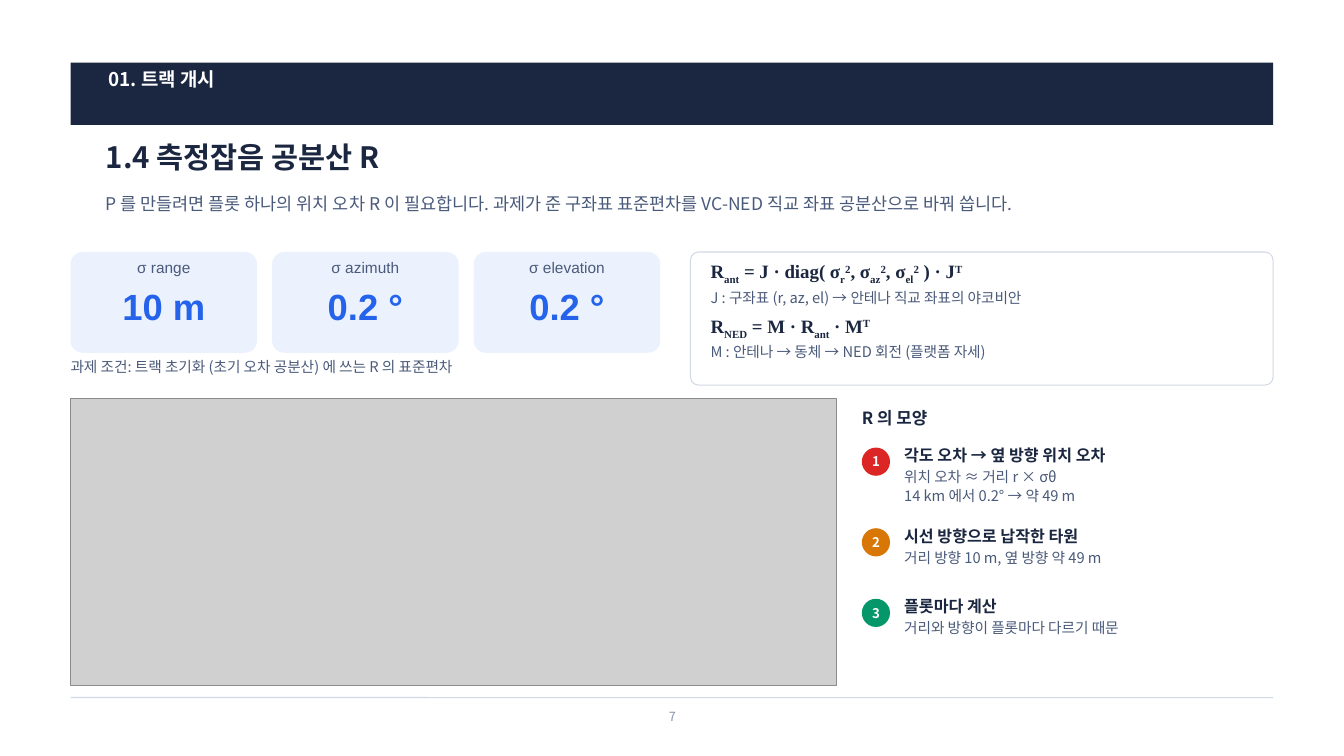
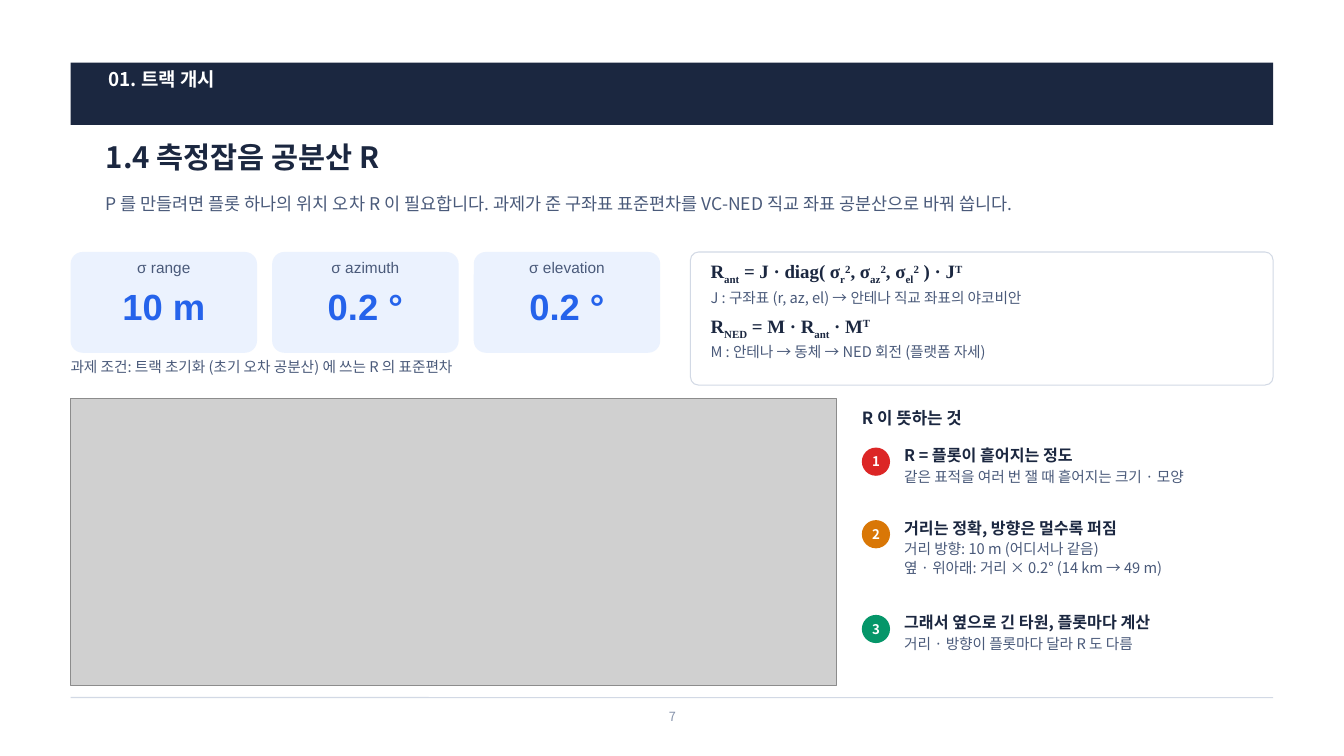
Before and after one commit to harley-hwan/radar-sw-study, a slide deck: slide 7 of Claude outputs/Chapter5_TrackInitMgmt.pptx. Drawn at 1344x756 pixels with LibreOffice and Linux fonts; fonts in the diff are those of the drawing; grey boxes stand for pictures. Boxes give left, top, right and bottom in pixels: in the first picture for what was removed or moved away, otherwise in the second. Text is boxed around its words. In the diff, an @@ line names an element or a change of style, - is before the commit and + after.

```diff
--- a/Claude outputs/Chapter5_TrackInitMgmt.pptx
+++ b/Claude outputs/Chapter5_TrackInitMgmt.pptx
@@ text at (862,410,961,426): text changed @@
-R 의 모양
+R 이 뜻하는 것
@@ text at (904,447,1184,483): text changed @@
-각도 오차 → 옆 방향 위치 오차
-위치 오차 ≈ 거리 r × σθ
-14 km 에서 0.2° → 약 49 m
+R = 플롯이 흩어지는 정도
+같은 표적을 여러 번 잴 때 흩어지는 크기 · 모양
@@ ellipse "2": place and size @@
-ellipse "2" at (862,528,890,557)
+ellipse "2" at (862,520,890,548)
@@ text at (904,520,1162,576): text changed @@
-시선 방향으로 납작한 타원
-거리 방향 10 m, 옆 방향 약 49 m
+거리는 정확, 방향은 멀수록 퍼짐
+거리 방향: 10 m (어디서나 같음)
+옆 · 위아래: 거리 × 0.2° (14 km → 49 m)
@@ ellipse "3": place and size @@
-ellipse "3" at (862,599,890,627)
+ellipse "3" at (862,615,890,643)
@@ text at (904,614,1151,650): text changed; size 10.5 to 11.5 pt; text colour #4A5A7A to #1B2740; bold on @@
-플롯마다 계산
-거리와 방향이 플롯마다 다르기 때문
+그래서 옆으로 긴 타원, 플롯마다 계산
+거리 · 방향이 플롯마다 달라 R 도 다름
```
Also in this commit, not shown: 6 other files.
